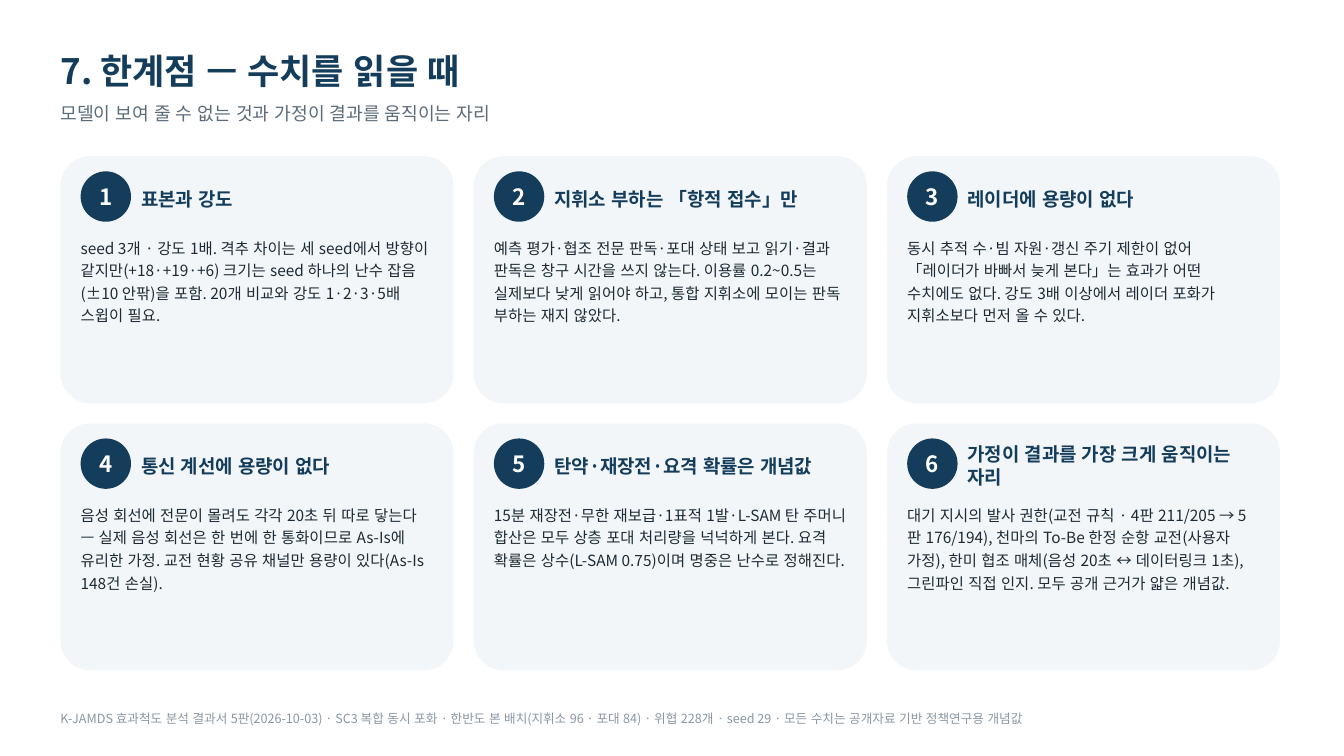
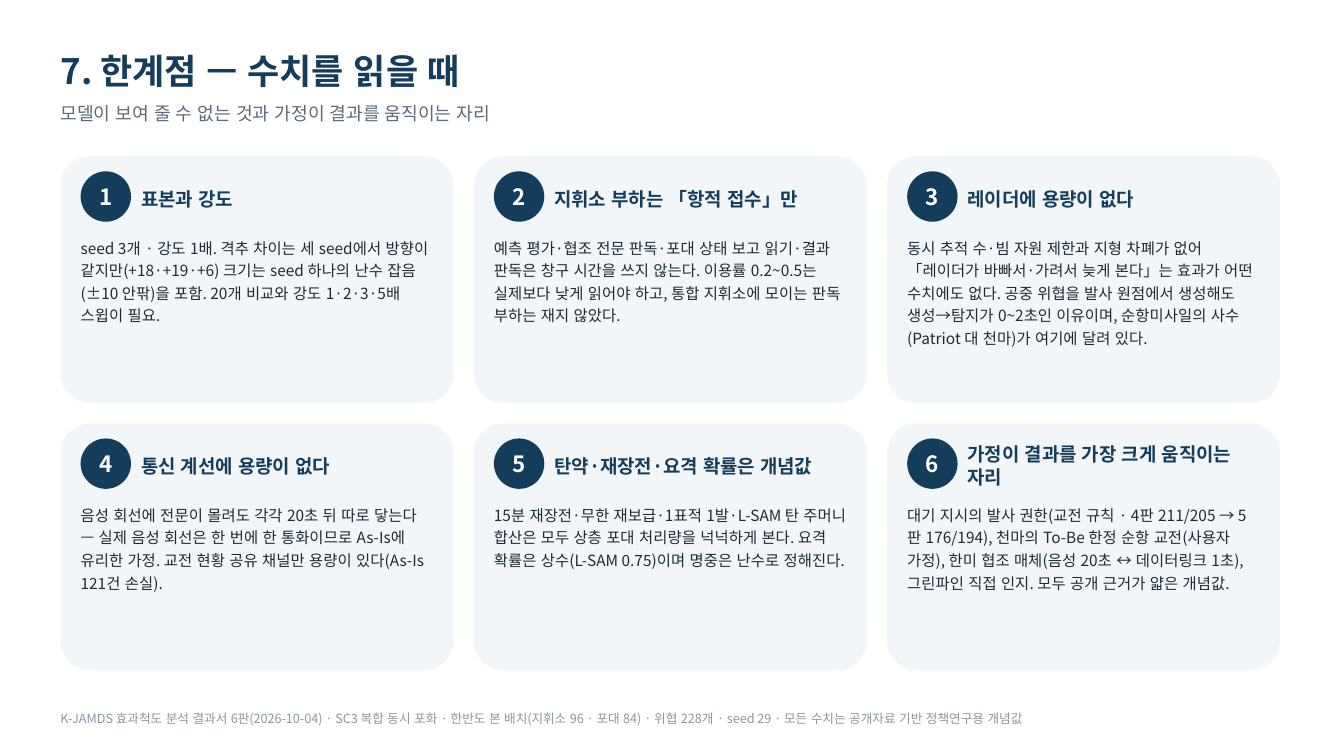
Before and after one commit to DaehyunY00/Air_Defense, a slide deck: slide 11 of K-JAMDS_효과척도_발표정리본.pptx. Drawn at 1344x756 pixels with LibreOffice and Linux fonts; fonts in the diff are those of the drawing. Boxes give left, top, right and bottom in pixels: in the first picture for what was removed or moved away, otherwise in the second. Text is boxed around its words. In the diff, an @@ line names an element or a change of style, - is before the commit and + after.

```diff
--- a/K-JAMDS_효과척도_발표정리본.pptx
+++ b/K-JAMDS_효과척도_발표정리본.pptx
@@ text at box(907, 241, 1253, 347): text changed @@
-동시 추적 수·빔 자원·갱신 주기 제한이 없어 「레이더가 바빠서 늦게 본다」는 효과가 어떤 수치에도 없다. 강도 3배 이상에서 레이더 포화가 지휘소보다 먼저 올 수 있다.
+동시 추적 수·빔 자원 제한과 지형 차폐가 없어 「레이더가 바빠서·가려서 늦게 본다」는 효과가 어떤 수치에도 없다. 공중 위협을 발사 원점에서 생성해도 생성→탐지가 0~2초인 이유이며, 순항미사일의 사수(Patriot 대 천마)가 여기에 달려 있다.
@@ text at box(81, 508, 424, 592): text changed @@
-음성 회선에 전문이 몰려도 각각 20초 뒤 따로 닿는다 — 실제 음성 회선은 한 번에 한 통화이므로 As-Is에 유리한 가정. 교전 현황 공유 채널만 용량이 있다(As-Is 148건 손실).
+음성 회선에 전문이 몰려도 각각 20초 뒤 따로 닿는다 — 실제 음성 회선은 한 번에 한 통화이므로 As-Is에 유리한 가정. 교전 현황 공유 채널만 용량이 있다(As-Is 121건 손실).
@@ text at box(60, 712, 1023, 725): text changed @@
-K-JAMDS 효과척도 분석 결과서 5판(2026-10-03) · SC3 복합 동시 포화 · 한반도 본 배치(지휘소 96 · 포대 84) · 위협 228개 · seed 29 · 모든 수치는 공개자료 기반 정책연구용 개념값
+K-JAMDS 효과척도 분석 결과서 6판(2026-10-04) · SC3 복합 동시 포화 · 한반도 본 배치(지휘소 96 · 포대 84) · 위협 228개 · seed 29 · 모든 수치는 공개자료 기반 정책연구용 개념값
```
Also in this commit, not shown: 10 other slides changed, 22 other files.
